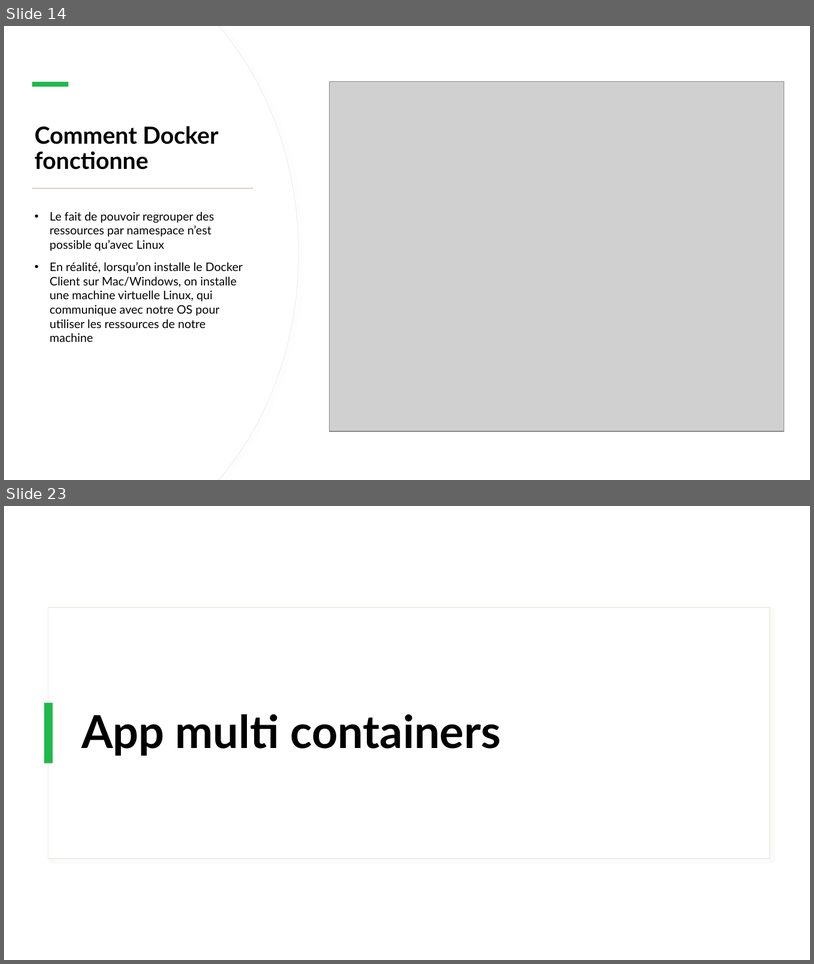
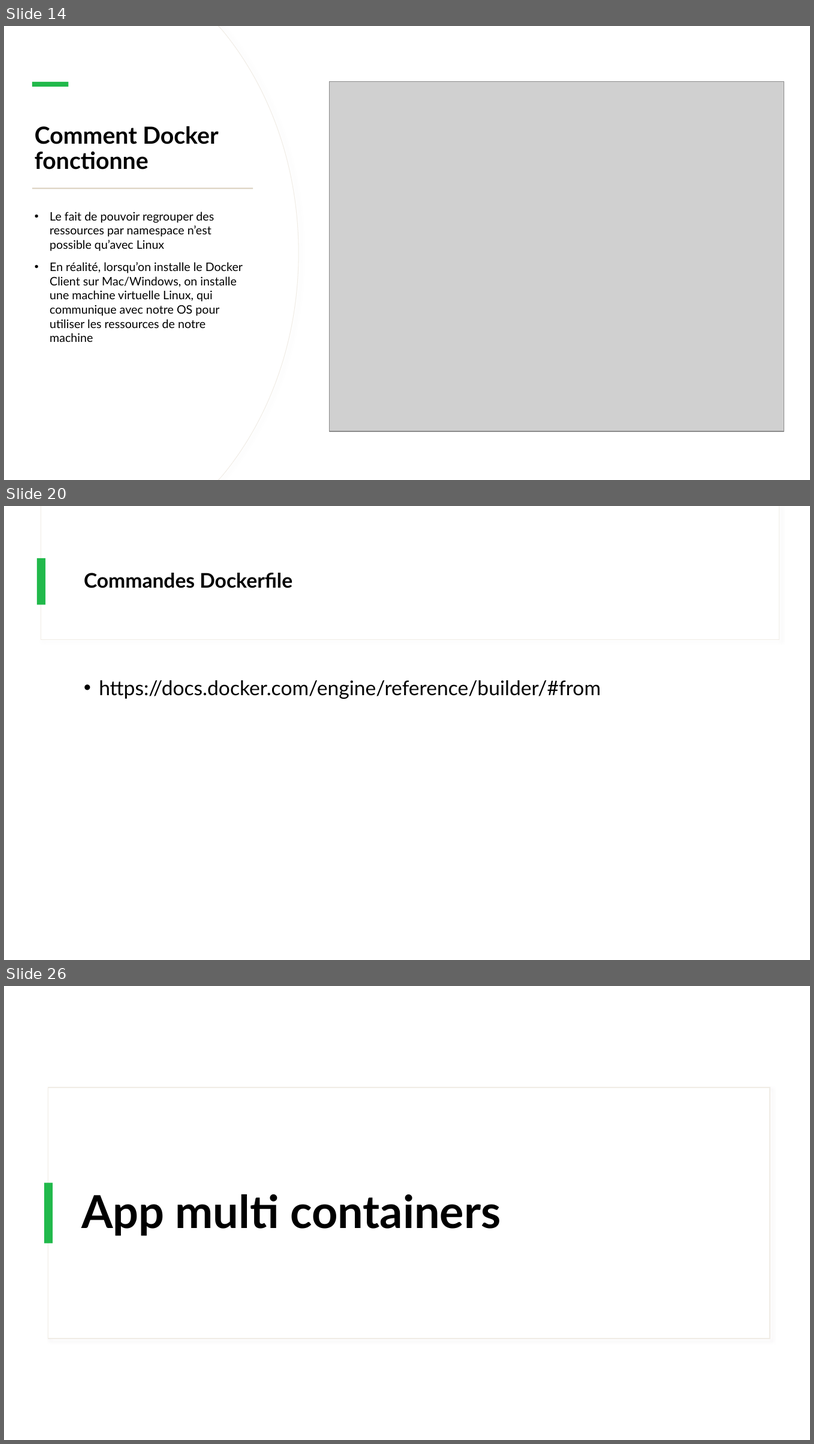
Before and after one commit to IPSSIASIDEV2/Jedy-DockerKubernetes-Formation, a slide deck: Cours/Cours.pptx. Shown one above the other, each under a label of ours: slides 14 and 23 before the commit, slides 14, 20 and 26 after it; the slides between them are not shown. The pictures are 814x964 and 814x1444 pixels, drawn with LibreOffice and Linux fonts; fonts in the diff are those of the drawing; grey boxes stand for pictures. Boxes give left, top, right and bottom in pixels: in the first picture for what was removed or moved away, otherwise in the second. Text is boxed around its words. In the diff, an @@ line names an element or a change of style, - is before the commit and + after.

```diff
--- a/Cours/Cours.pptx
+++ b/Cours/Cours.pptx
@@ slide 20 added at box(4, 506, 810, 960), background #FFFFFF; not listed: 2 template elements that a slide beside it also shows @@
@@ rectangle added at box(37, 558, 46, 604), fill #21B94B @@
@@ title added at box(84, 573, 293, 588), 24 pt, text #000000, bold @@
+Commandes Dockerfile
@@ text added at box(99, 680, 601, 699), 24 pt, text #000000 @@
+• https://docs.docker.com/engine/reference/builder/#from
@@ what was slide 23 is now slide 26 @@
```
Also in this commit, not shown: 15 slides changed, 5 other slides added, 4 slides removed, 2 other files.
